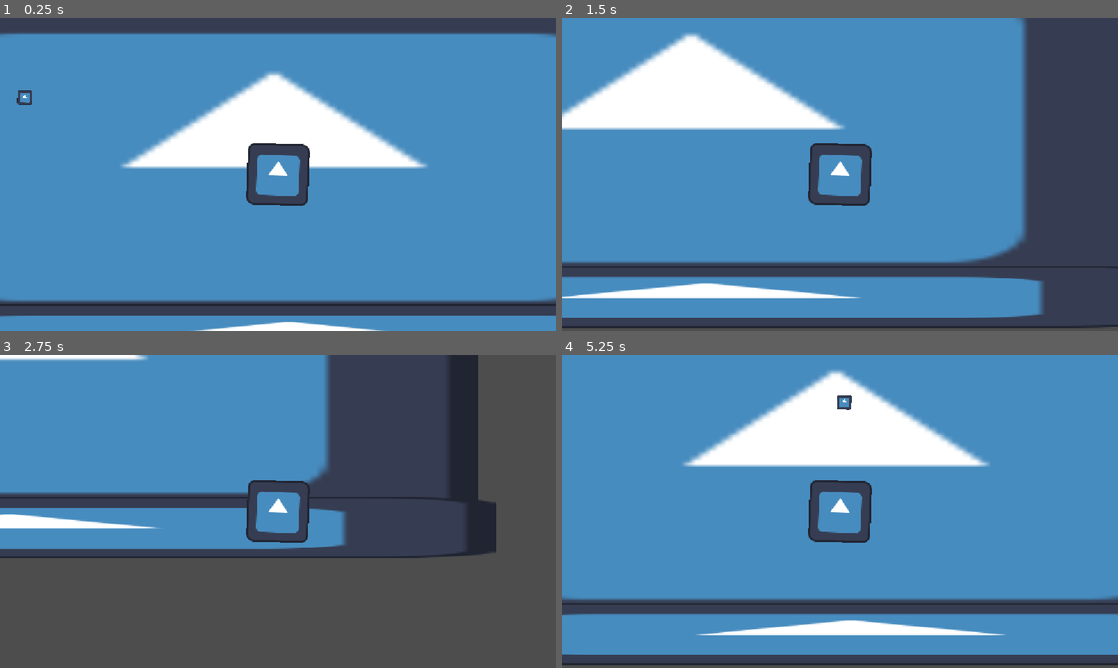
Above: before the commit, frames 1-4 (two rows, left to right).
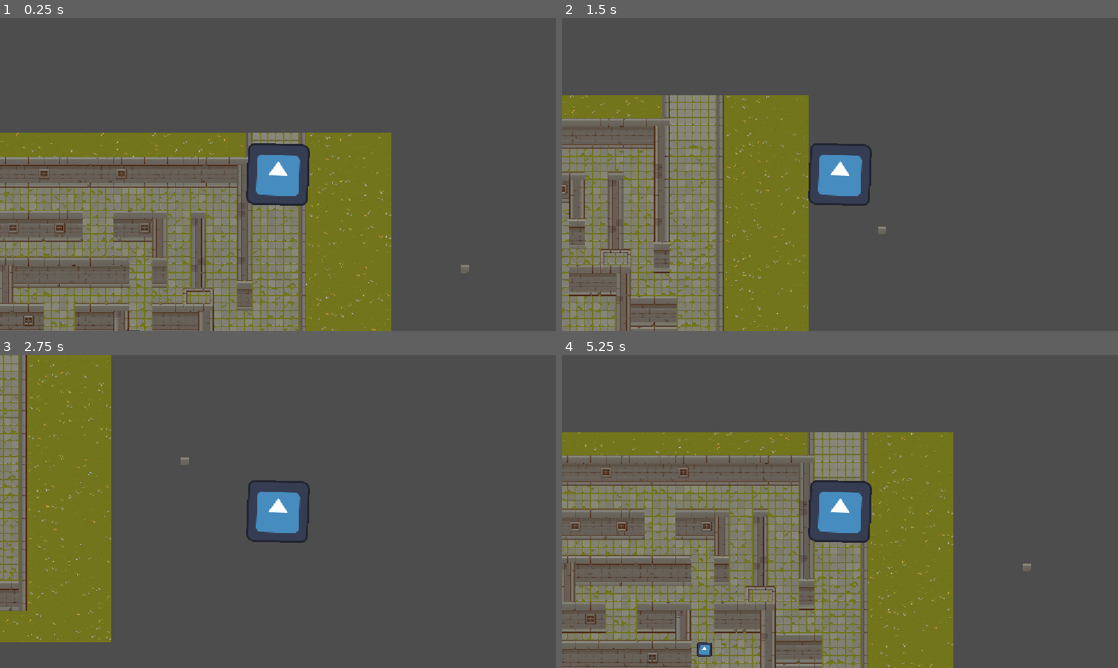
Above: after the commit, the same moments.

Repository: Cesar6112/SpringBall
Game: Godot game, scene res://nivel1.tscn
Two runs of this game, one before a commit and one after it. Both use one fixed random seed, a clock stepped at 60 frames per second and the inputs below. Before the commit the project starts from res://pureba.tscn. The engine's default icon, where the game draws it, is replaced by a stand-in: a white triangle on a blue panel in a dark square.
Inputs:
- Up to frame 1 (0.25 s): no input
- Up to frame 2 (1.5 s): hold D (right) 0.53-1.28 s; hold S (down) from 1.28 s (still down)
- Up to frame 3 (2.75 s): release S (down) at 2.03 s; hold D (right) from 2.03 s (still down)
- Up to frame 4 (5.25 s): release D (right) at 2.78 s; hold W (up) 2.78-3.53 s; hold A (left) 3.53-5.03 s; hold S (down) from 5.03 s (still down)

The runs differ from the first frame. In frame 1, 92% of the frame differs, in the area x 0-100%, y 4-100%; in frame 2, 79%; in frame 3, 44%; in frame 4, 96%, in the area x 0-100%, y 0-100%.

Commit message:
enemigo arreglado

Diff:
--- a/enemy.tscn
+++ b/enemy.tscn
@@ -1,7 +1,6 @@
 [gd_scene format=3 uid="uid://bm3pkkowuvywg"]
 
 [ext_resource type="Texture2D" uid="uid://c1tp7pqe622b5" path="res://icon.svg" id="1_7k104"]
-[ext_resource type="Script" uid="uid://dh55p0vhfqch3" path="res://area_2d.gd" id="2_4gyqm"]
 
 [sub_resource type="GDScript" id="GDScript_7k104"]
 script/source = "extends Area2D
@@ -32,12 +31,9 @@
 func _on_timer_timeout():
 	is_waiting = false
 
-func _on_body_entered(body: Node2D) -> void:
+func _on_body_entered(body):
 	get_tree().reload_current_scene.call_deferred()
 "
-
-[sub_resource type="CircleShape2D" id="CircleShape2D_8w0r3"]
-radius = 38.160843
 
 [sub_resource type="RectangleShape2D" id="RectangleShape2D_8w0r3"]
 size = Vector2(36.5, 37.5)
@@ -55,15 +51,9 @@
 [node name="Timer" type="Timer" parent="." unique_id=258419730]
 wait_time = 2.0
 
-[node name="Area2D" type="Area2D" parent="." unique_id=632005830]
-script = ExtResource("2_4gyqm")
-
-[node name="CollisionShape2D" type="CollisionShape2D" parent="Area2D" unique_id=740069366]
-position = Vector2(0.5, 1)
-shape = SubResource("CircleShape2D_8w0r3")
-
 [node name="CollisionShape2D" type="CollisionShape2D" parent="." unique_id=269275649]
 position = Vector2(1, 4)
 shape = SubResource("RectangleShape2D_8w0r3")
 
+[connection signal="body_entered" from="." to="." method="_on_body_entered"]
 [connection signal="timeout" from="Timer" to="." method="_on_timer_timeout"]
--- a/nivel1.tscn
+++ b/nivel1.tscn
@@ -35,8 +35,9 @@
 [node name="waypoint8" type="Marker2D" parent="Level/waypoints" unique_id=443804330]
 position = Vector2(431, 18)
 
-[node name="enemygo xdd" parent="Level" unique_id=1468154598 instance=ExtResource("2_iicca")]
+[node name="enemygo xdd" parent="Level" unique_id=1468154598 node_paths=PackedStringArray("waypoints") instance=ExtResource("2_iicca")]
 position = Vector2(727, 477)
+waypoints = [NodePath("../waypoints/waypoint"), NodePath("../waypoints/waypoint2"), NodePath("../waypoints/waypoint3"), NodePath("../waypoints/waypoint4"), NodePath("../waypoints/waypoint5"), NodePath("../waypoints/waypoint6"), NodePath("../waypoints/waypoint7"), NodePath("../waypoints/waypoint8")]
 
 [node name="CharacterBody2D" parent="Level" unique_id=1120732112 instance=ExtResource("3_hbxap")]
 position = Vector2(917, 85)
--- a/project.godot
+++ b/project.godot
@@ -11,7 +11,7 @@
 [application]
 
 config/name="Nuevo Proyecto de Juego"
-run/main_scene="uid://dtupmjn3h17y6"
+run/main_scene="uid://3m57jsig7bxt"
 config/features=PackedStringArray("4.7", "GL Compatibility")
 config/icon="res://icon.svg"
 
